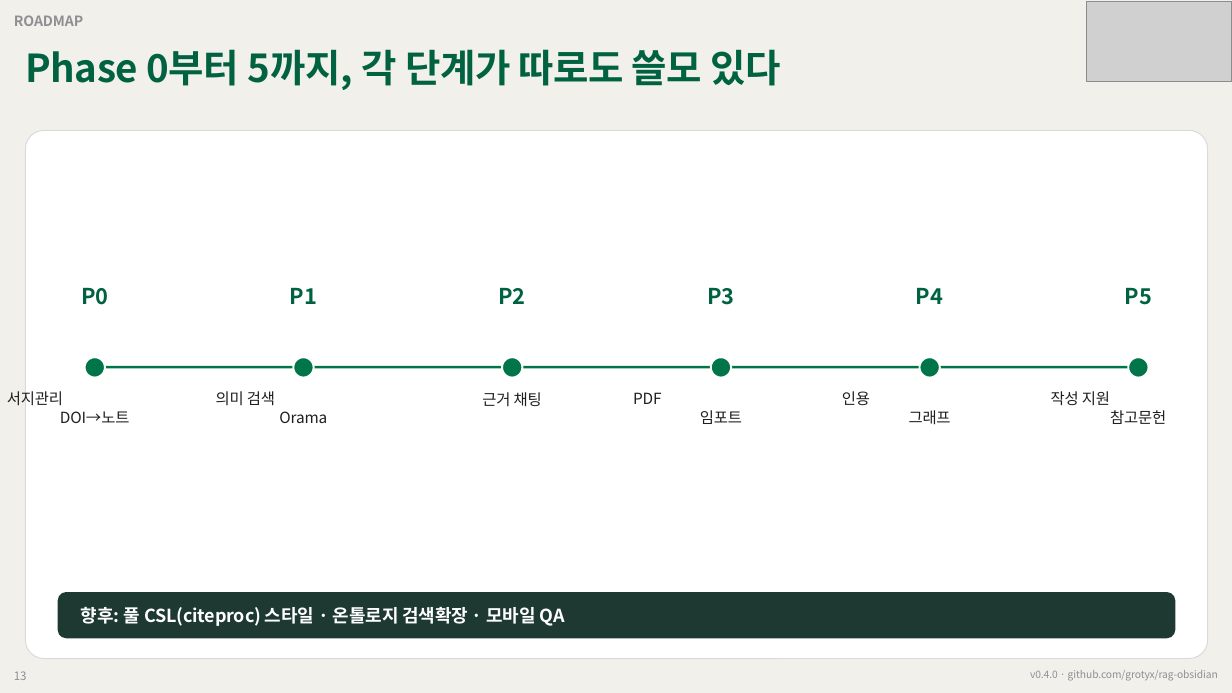
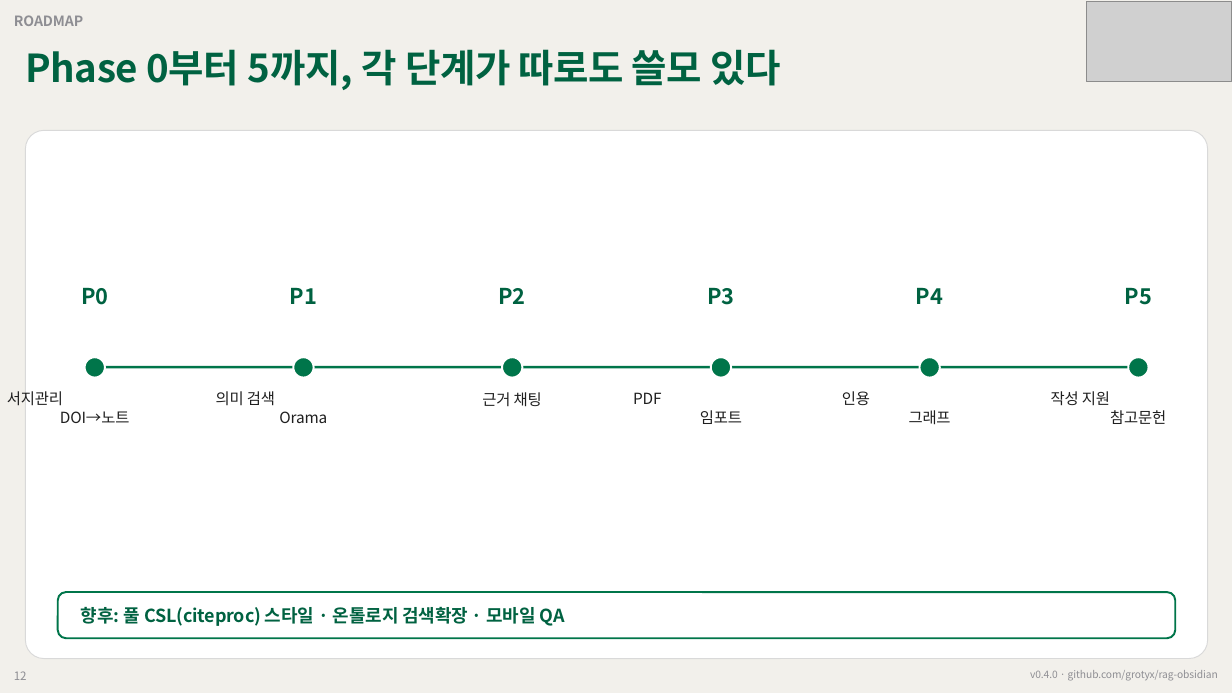
Before and after one commit to grotyx/rag-obsidian, a slide deck: slide 12 of presentation/rag_obsidian_deck.pptx (slide 13 before the commit). Drawn at 1232x693 pixels with LibreOffice and Linux fonts; fonts in the diff are those of the drawing; grey boxes stand for pictures. Boxes give left, top, right and bottom in pixels: in the first picture for what was removed or moved away, otherwise in the second. Text is boxed around its words. In the diff, an @@ line names an element or a change of style, - is before the commit and + after.

```diff
--- a/presentation/rag_obsidian_deck.pptx
+++ b/presentation/rag_obsidian_deck.pptx
@@ rounded rectangle at (58, 592, 1176, 639): fill #1E3932 to none; outline none to #00754A 1.5 pt @@
@@ text "향후: 풀 CSL(citeproc) 스타일 · ..." at (81, 604, 565, 628): text colour #FFFFFF to #006241 @@
```
Also in this commit, not shown: 13 other slides changed, 3 slides added, 1 slide removed, 5 other files.
